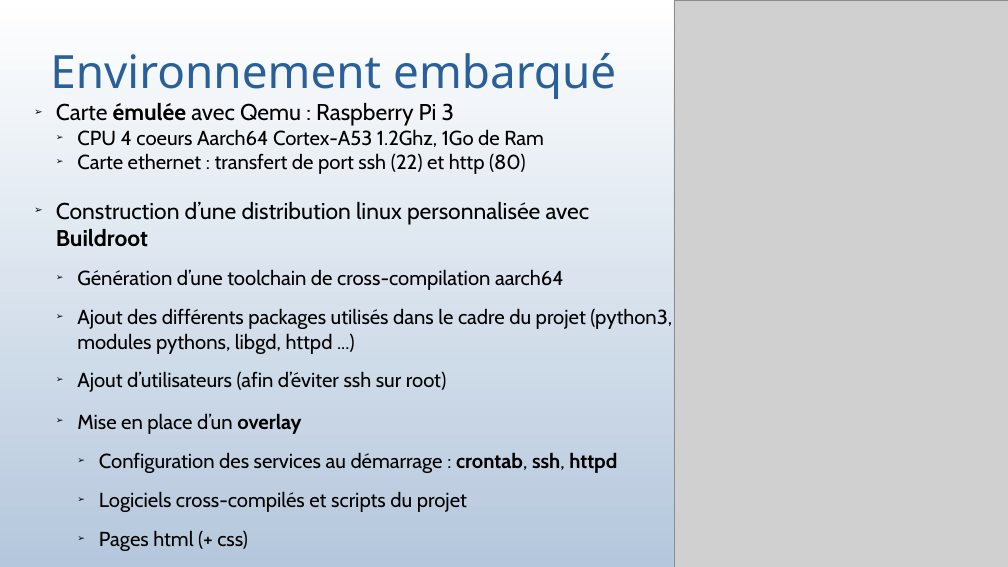
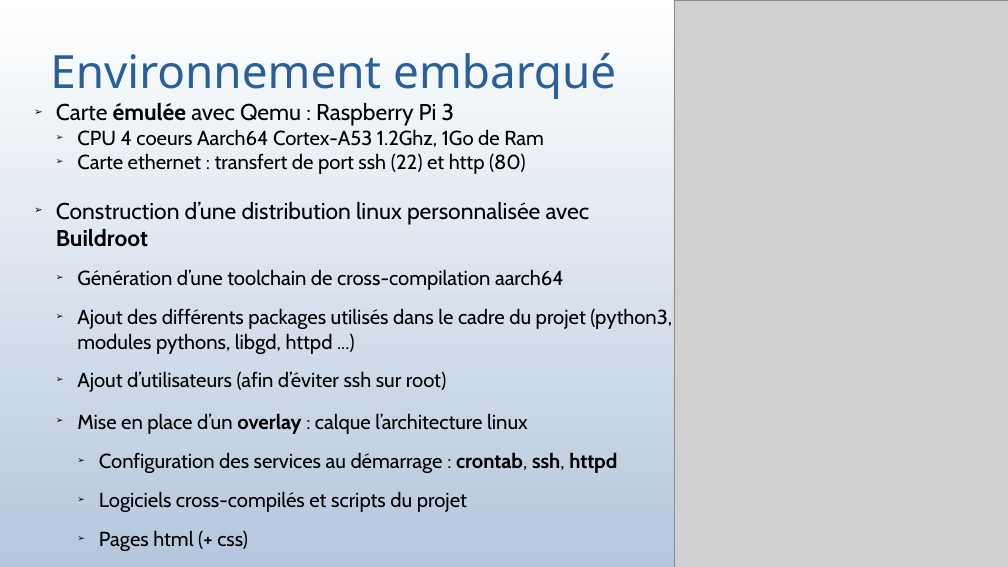
Before and after one commit to bauj/AJC_projet_belib, a slide deck: slide 45 of presentation_projetV2.odp. Drawn at 1008x567 pixels with LibreOffice and Linux fonts; fonts in the diff are those of the drawing; grey boxes stand for pictures. Boxes give left, top, right and bottom in pixels: in the first picture for what was removed or moved away, otherwise in the second. Text is boxed around its words. In the diff, an @@ line names an element or a change of style, - is before the commit and + after.

```diff
--- a/presentation_projetV2.odp
+++ b/presentation_projetV2.odp
@@ text at <box>77,413,528,434</box>: text changed @@
-  ➢ Mise en place d’un overlay
+  ➢ Mise en place d’un overlay : calque l’architecture linux
```
Also in this commit, not shown: 18 other slides changed, 3 other files.
